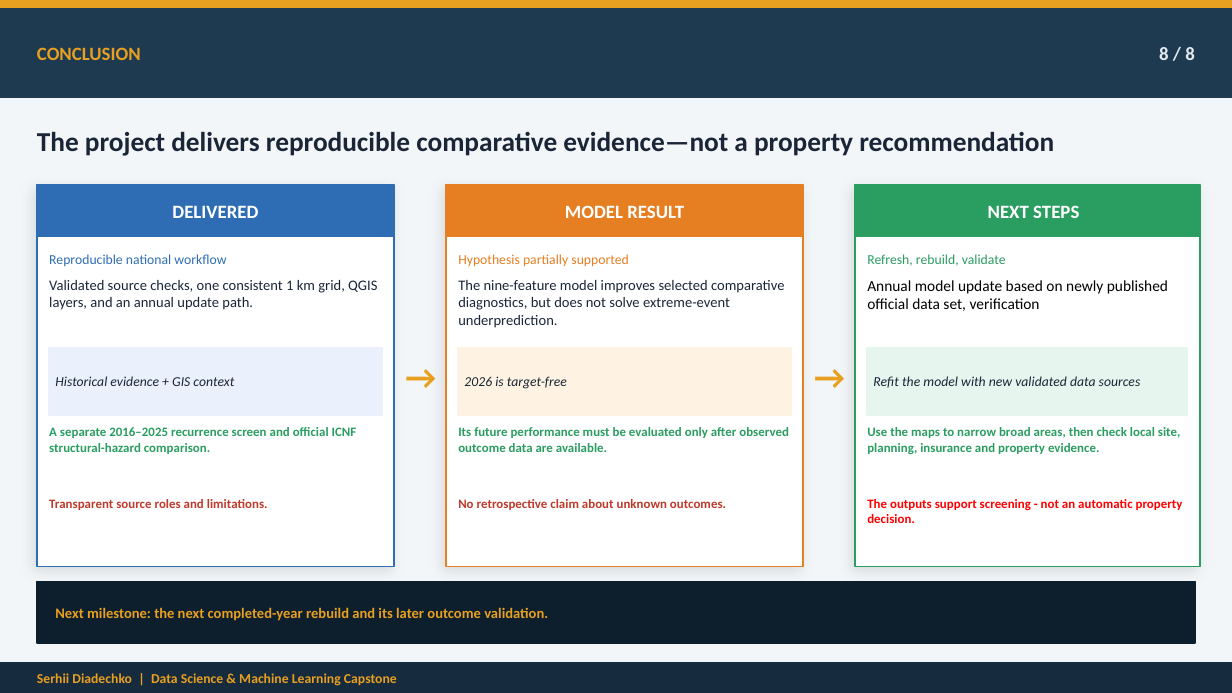
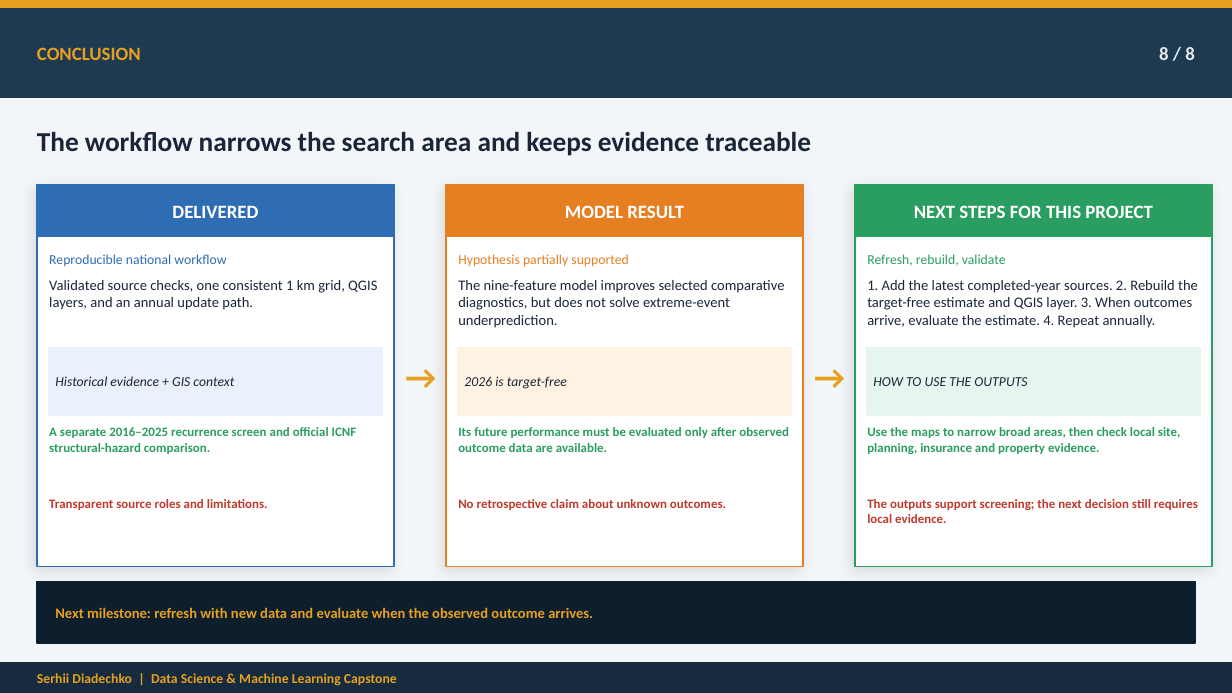
Before and after one commit to serhii-diadechko-git/wildfire_property_screening_portugal, a slide deck: slide 8 of reports/presentation/wildfire_exposure_screening_capstone_final.pptx. Drawn at 1232x693 pixels with LibreOffice and Linux fonts; fonts in the diff are those of the drawing. Boxes give left, top, right and bottom in pixels: in the first picture for what was removed or moved away, otherwise in the second. Text is boxed around its words. In the diff, an @@ line names an element or a change of style, - is before the commit and + after.

```diff
--- a/reports/presentation/wildfire_exposure_screening_capstone_final.pptx
+++ b/reports/presentation/wildfire_exposure_screening_capstone_final.pptx
@@ text at bbox=[37, 131, 811, 156]: text changed @@
-The project delivers reproducible comparative evidence—not a property recommendation
+The workflow narrows the search area and keeps evidence traceable
@@ rectangle: place and size @@
-rectangle at bbox=[855, 185, 1200, 567]
+rectangle at bbox=[855, 185, 1212, 567]
@@ rectangle: place and size @@
-rectangle at bbox=[855, 185, 1200, 237]
+rectangle at bbox=[855, 185, 1212, 237]
@@ text at bbox=[914, 205, 1153, 218]: text changed @@
-NEXT STEPS
+NEXT STEPS FOR THIS PROJECT
@@ text at bbox=[867, 280, 1198, 328]: text changed; size 9 to 8.5 pt; text colour #000000 to #1A2638 @@
-Annual model update based on newly published official data set, verification
+1. Add the latest completed-year sources. 2. Rebuild the target-free estimate and QGIS layer. 3. When outcomes arrive, evaluate the estimate. 4. Repeat annually.
@@ rectangle: place and size @@
-rectangle at bbox=[867, 347, 1188, 415]
+rectangle at bbox=[867, 347, 1200, 415]
@@ text at bbox=[873, 377, 1027, 386]: text changed @@
-Refit the model with new validated data sources
+HOW TO USE THE OUTPUTS
@@ text at bbox=[867, 499, 1198, 523]: text changed; text colour #FF0000 to #C0392B @@
-The outputs support screening - not an automatic property decision.
+The outputs support screening; the next decision still requires local evidence.
@@ text at bbox=[55, 607, 593, 618]: text changed @@
-Next milestone: the next completed-year rebuild and its later outcome validation.
+Next milestone: refresh with new data and evaluate when the observed outcome arrives.
```
Also in this commit, not shown: 5 other slides changed, 2 slides added, 4 slides removed, 2 other files.
